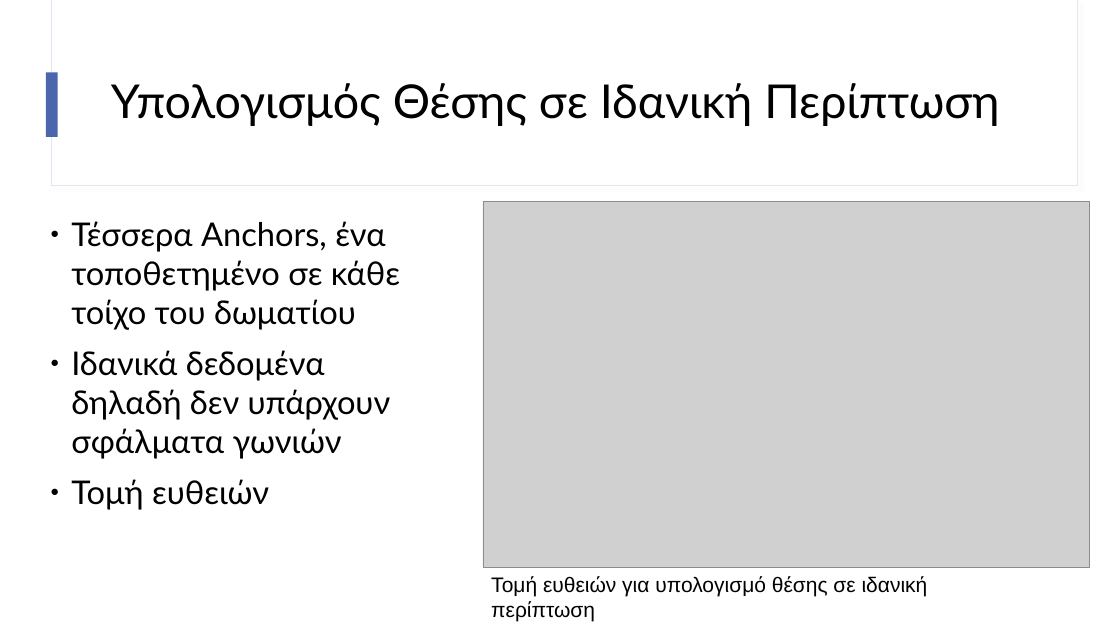
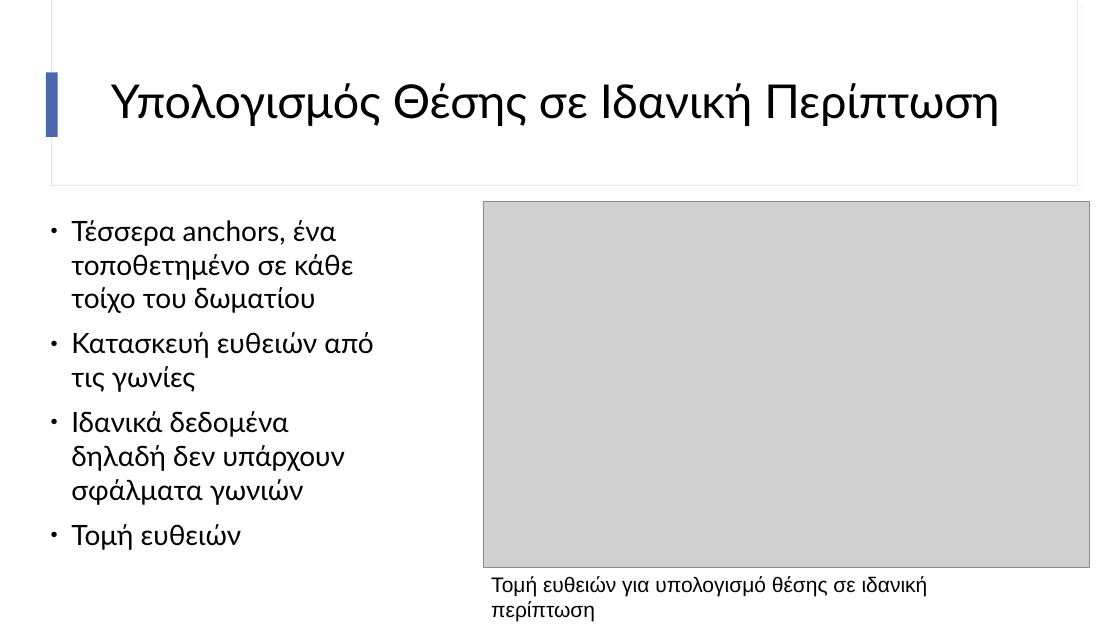
Before and after one commit to imanthoc/thesis, a slide deck: slide 5 of report/powerpoint/my_parousiasi.odp (slide 6 before the commit). Drawn at 1120x630 pixels with LibreOffice and Linux fonts; fonts in the diff are those of the drawing; grey boxes stand for pictures. Boxes give left, top, right and bottom in pixels: in the first picture for what was removed or moved away, otherwise in the second. Text is boxed around its words. In the diff, an @@ line names an element or a change of style, - is before the commit and + after.

```diff
--- a/report/powerpoint/my_parousiasi.odp
+++ b/report/powerpoint/my_parousiasi.odp
@@ text at bbox=[71, 220, 373, 392]: text changed; size 28 to 24 pt @@
-● Τέσσερα Anchors, ένα
-  τοποθετημένο σε κάθε
-  τοίχο του δωματίου
+● Τέσσερα anchors, ένα
+  τοποθετημένο σε κάθε
+  τοίχο του δωματίου
+● Κατασκευή ευθειών από
+  τις γωνίες
@@ text at bbox=[71, 411, 345, 550]: size 28 to 24 pt in "Ιδανικά δεδομένα δηλαδή δεν υπάρχουν σφάλματα γωνιών", "Τομή ευθειών" @@
```
Also in this commit, not shown: 27 other slides changed, 5 slides removed, 4 other files.
